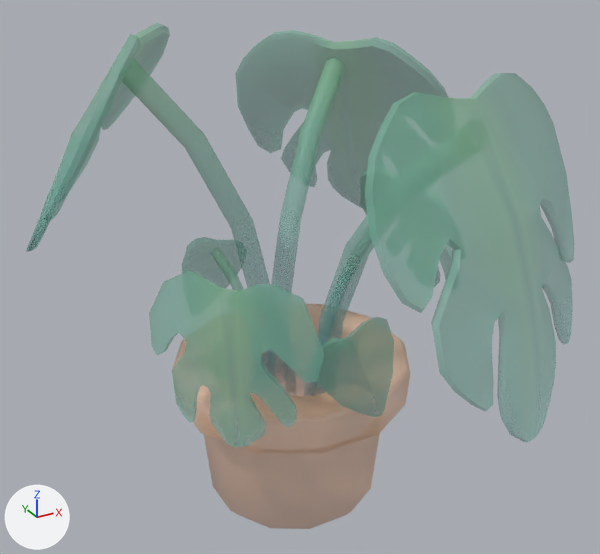
Two versions of the FBX model Assets/Models/Tiny Treats plants/monstera_plant_medium_potted.fbx, one commit apart.
Rendered twice from a 50 mm lens placed at (-1.5, -2.79, 2.44), pointed at (0.0, -0.07, 1.07). Every picture has the same lights, and +X, +Y and +Z are marked at lower left. Objects named as collision shapes, trigger or cutter boxes, shadow casters or lower levels of detail are left out. Where no turn or scale is listed for an object, it has been applied to the vertices.

The scene before the commit, as lines of its bpy script (objects in view):
```python
mat_tiny_treats_1 = bpy.data.materials.new('tiny_treats_1')
mat_tiny_treats_1.use_nodes = True; mat_tiny_treats_1.node_tree.nodes.clear()
_N = mat_tiny_treats_1.node_tree.nodes; _L = mat_tiny_treats_1.node_tree.links
n0 = _N.new('ShaderNodeBsdfPrincipled'); n0.name = 'Principled BSDF'
n1 = _N.new('ShaderNodeOutputMaterial'); n1.name = 'Material Output'
n2 = _N.new('ShaderNodeTexImage'); n2.name = 'Image Texture'
n2.image = img_tiny_treats_texture_1_png
n3 = _N.new('ShaderNodeTexImage'); n3.name = 'Image Texture.001'
n3.image = img_tiny_treats_texture_1_png
_L.new(n2.outputs[0], n0.inputs[0])  # 'Color' to 'Base Color'
_L.new(n3.outputs[0], n0.inputs[4])  # 'Color' to 'Alpha'
_L.new(n0.outputs[0], n1.inputs[0])  # 'BSDF' to 'Surface'
me_monstera_plant_medium_potted = bpy.data.meshes.new('monstera_plant_medium_potted')
me_monstera_plant_medium_potted.from_pydata(...)  # 1626 vertices, 1661 faces; spans x -0.97..1.05, y -1.23..0.99, z 0.0..2.04
me_monstera_plant_medium_potted.materials.append(mat_tiny_treats_1)
ob_monstera_plant_medium_potted = bpy.data.objects.new('monstera_plant_medium_potted', me_monstera_plant_medium_potted)
ob_monstera_plant_medium_potted.location = (0.0, 0.0, 0.0)
```
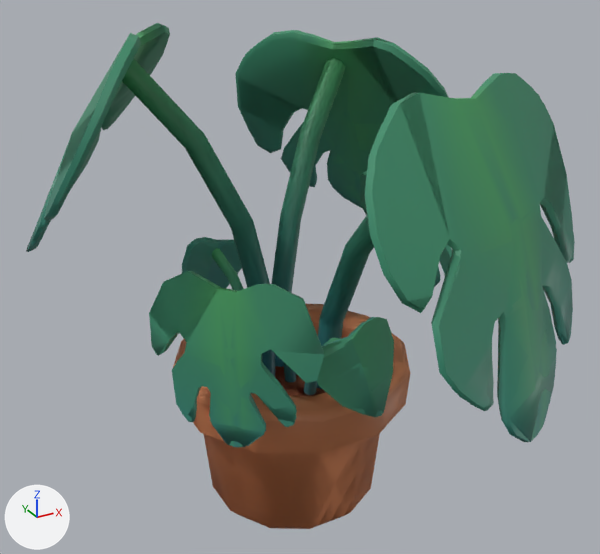
Diff of the bpy script that builds the scene:
```diff
--- a/Assets/Models/Tiny Treats plants/monstera_plant_medium_potted.fbx.py
+++ b/Assets/Models/Tiny Treats plants/monstera_plant_medium_potted.fbx.py
@@ img_tiny_treats_texture_1_png @@
-img_tiny_treats_texture_1_png = load_image('tiny_treats_texture_1.png', 'tiny_treats_texture_1.png', 1024, 1024, 'Non-Color')
+img_tiny_treats_texture_1_png = load_image('tiny_treats_texture_1.png', 'tiny_treats_texture_1.png', 1024, 1024, 'sRGB')
@@ mat_tiny_treats_1 @@
 n0 = _N.new('ShaderNodeBsdfPrincipled'); n0.name = 'Principled BSDF'
 n2 = _N.new('ShaderNodeTexImage'); n2.name = 'Image Texture'
 n2.image = img_tiny_treats_texture_1_png
-n3 = _N.new('ShaderNodeTexImage'); n3.name = 'Image Texture.001'
-n3.image = img_tiny_treats_texture_1_png
 _L.new(n2.outputs[0], n0.inputs[0])  # 'Color' to 'Base Color'
-_L.new(n3.outputs[0], n0.inputs[4])  # 'Color' to 'Alpha'
 _L.new(n0.outputs[0], n1.inputs[0])  # 'BSDF' to 'Surface'
+_L.new(n2.outputs[1], n0.inputs[4])  # 'Alpha' to 'Alpha'
@@ me_monstera_plant_medium_potted_001 @@
+me_monstera_plant_medium_potted_001.from_pydata(...)  # 993 vertices, 1162 faces; spans x -0.97..1.05, y -1.23..0.99, z 0.0..2.04
+me_monstera_plant_medium_potted_001.materials.append(mat_tiny_treats_1)  # picture img_tiny_treats_texture_1_png
@@ ob_monstera_plant_medium_potted_lod1 @@
+ob_monstera_plant_medium_potted_lod1 = bpy.data.objects.new('monstera_plant_medium_potted_LOD1', me_monstera_plant_medium_potted_001)
+ob_monstera_plant_medium_potted_lod1.location = (0.0, 0.0, 0.0)
```

Pixel boxes [x1, y1, x2, y2] of what changed, in the pictures (600 x 554 px):
'monstera_plant_medium_potted', surface changed: [26, 23, 574, 529] in both
'monstera_plant_medium_potted_LOD1', added (green): after [27, 23, 575, 529]
